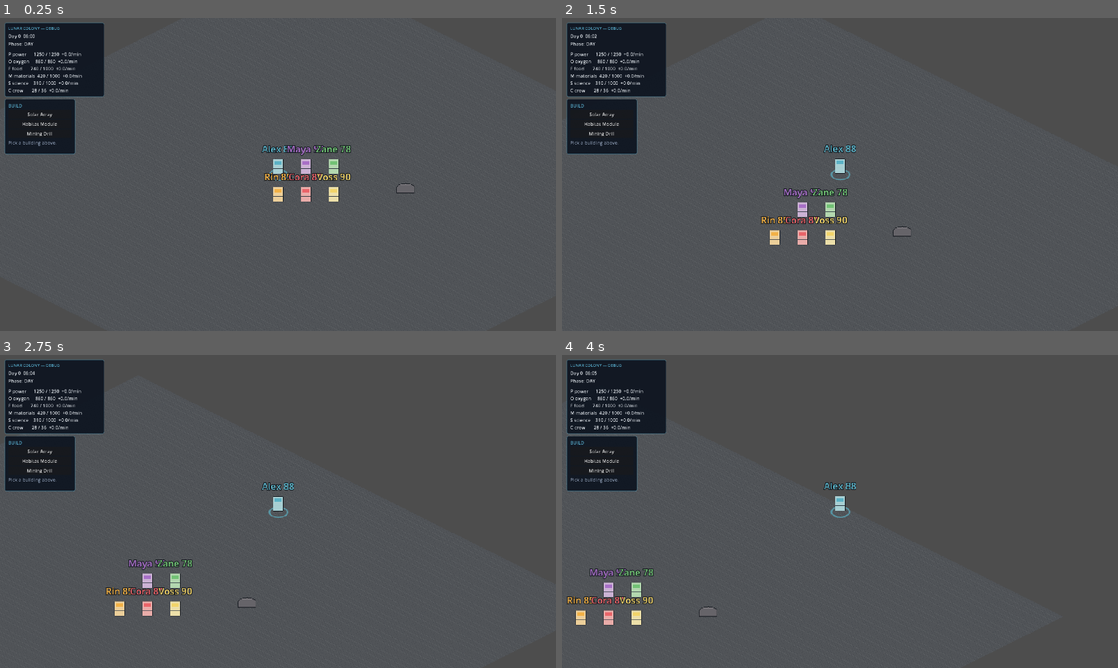
Above: before the commit, frames 1-4 (two rows, left to right).
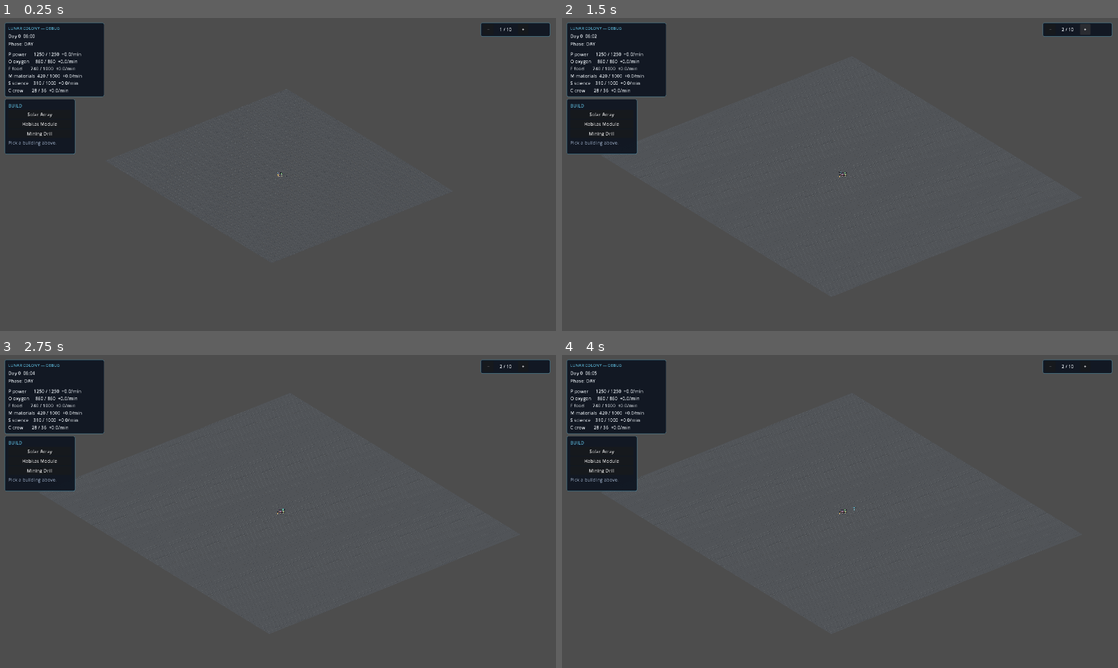
Above: after the commit, the same moments.

Repository: veyyz/mission-dashboard
Game: Godot game, scene res://scenes/world/Ground.tscn
Two runs of this game, one before a commit and one after it. Both use one fixed random seed, a clock stepped at 60 frames per second and the inputs below.
Inputs (mouse positions are in pixels of both pictures, inside the frame that each line leads up to):
- Up to frame 1 (0.25 s): no input
- Up to frame 2 (1.5 s): click (1051, 30) at 0.5 s, where only the run after the commit has a clickable "−"; click (1084, 30) at 1.25 s, where only the run after the commit has a clickable "+"
- Up to frame 3 (2.75 s): move the mouse to (400, 495) at 2.02 s; hold D (move_right) from 2.03 s (still down); tap G (collect_sample) at 2.1 s; click (400, 495) at 2.17 s
- Up to frame 4 (4 s): move the mouse to (728, 527) at 2.77 s; release D (move_right) at 2.78 s; hold S (move_down) 2.78-3.53 s; tap F (deploy_probe) at 2.85 s; move the mouse to (895, 442) at 3.52 s; hold D (move_right) from 3.53 s (still down); tap R (scan) at 3.6 s

The runs differ from the first frame. In frame 1, 2.3% of the frame differs, in the area x 0-100%, y 0-100%; in frame 2, 2.1%; in frame 3, 2.0%; in frame 4, 2.0%.

Commit message:
phase 5.5+: 5° world tilt, fixed bird's-eye 10-step zoom UI, screen-upright surface artifacts, 2x map enlargement, culling on roadmap
- Ground.rotation = 0.0873 rad (5° clockwise) — settled after iterating 30°/20°/15°/10°/5°
- Crew counter-rotated in ground._spawn_crew so sprites + nameplates stay screen-vertical
- Surface artifacts (rock, building, construction site) call _apply_screen_upright() in _ready, looking up the rotated world via the new "world_root" group; Ground joins the group in _enter_tree (top-down) so children's _ready can find it. Convention documented for future assets.
- Camera detached from Alex; now fixed bird's-eye on a tilted world via WorldCamera with ignore_rotation=true
- ZoomControls UI (top-right): − / step indicator / + buttons, 10 incremental steps from 0.13× (full map) to 2.85× (close gameplay), each step lerps camera position toward the selected crew. Selecting a different crew at high zoom auto re-centers.
- MAP_RADIUS 12 → 36 → 72 (linear 6× total over the iteration; 21,025 painted cells, ~9216×4608 px footprint). NAV_HALF_EXTENT bumped to 8000.
- CrewSelectionManager polling moved from _process to _physics_process — headless test runs only tick physics_frame, _process can be skipped in headless mode without a render loop. Manual rising-edge tracking replaces is_action_just_pressed (which was unreliable with synthetic Input.action_press).
- Phase 4 nav test now waits up to 20 physics_frames for NavigationServer2D to bake the larger nav region.
- futurequest_lunar_mission_godot.md §9 Phase 11 added: tilemap viewport culling, crew/building visibility distance via "cullable" group, sprite LOD swap at strategic zoom, strategic UI overlay replacing sprites, FPS profile pass.

Diff:
--- /dev/null
+++ b/godot/scenes/ui/ZoomControls.tscn
@@ -0,0 +1,56 @@
+[gd_scene load_steps=3 format=3]
+
+[ext_resource type="Script" path="res://scripts/ui/zoom_controls.gd" id="1_zoom"]
+
+[sub_resource type="StyleBoxFlat" id="StyleBoxFlat_panel"]
+bg_color = Color(0.051, 0.078, 0.125, 0.92)
+border_width_left = 1
+border_width_top = 1
+border_width_right = 1
+border_width_bottom = 1
+border_color = Color(0.36, 0.71, 0.84, 0.7)
+corner_radius_top_left = 6
+corner_radius_top_right = 6
+corner_radius_bottom_right = 6
+corner_radius_bottom_left = 6
+
+[node name="ZoomControls" type="CanvasLayer"]
+script = ExtResource("1_zoom")
+
+[node name="Panel" type="PanelContainer" parent="."]
+offset_left = 1660.0
+offset_top = 16.0
+offset_right = 1900.0
+offset_bottom = 64.0
+theme_override_styles/panel = SubResource("StyleBoxFlat_panel")
+
+[node name="Margin" type="MarginContainer" parent="Panel"]
+layout_mode = 2
+theme_override_constants/margin_left = 8
+theme_override_constants/margin_top = 4
+theme_override_constants/margin_right = 8
+theme_override_constants/margin_bottom = 4
+
+[node name="HBox" type="HBoxContainer" parent="Panel/Margin"]
+layout_mode = 2
+theme_override_constants/separation = 6
+
+[node name="ZoomOut" type="Button" parent="Panel/Margin/HBox"]
+layout_mode = 2
+text = "−"
+tooltip_text = "Zoom out one step"
+custom_minimum_size = Vector2(36, 0)
+
+[node name="StepLabel" type="Label" parent="Panel/Margin/HBox"]
+layout_mode = 2
+text = "1 / 10"
+horizontal_alignment = 1
+vertical_alignment = 1
+custom_minimum_size = Vector2(72, 0)
+theme_override_colors/font_color = Color(0.91, 0.93, 0.95, 1)
+
+[node name="ZoomIn" type="Button" parent="Panel/Margin/HBox"]
+layout_mode = 2
+text = "+"
+tooltip_text = "Zoom in one step toward the selected crew"
+custom_minimum_size = Vector2(36, 0)
--- a/godot/scenes/world/Ground.tscn
+++ b/godot/scenes/world/Ground.tscn
@@ -9,6 +9,7 @@
 [ext_resource type="PackedScene" path="res://scenes/ui/BuildMenu.tscn" id="7_buildmenu"]
 
 [node name="Ground" type="Node2D"]
+rotation = 0.0872665
 script = ExtResource("1_ground")
 
 [node name="DayNightModulate" type="CanvasModulate" parent="."]
--- a/godot/scripts/buildings/building.gd
+++ b/godot/scripts/buildings/building.gd
@@ -16,6 +16,7 @@
 
 
 func _ready() -> void:
+	_apply_screen_upright()
 	definition = BuildingDatabase.get_definition(building_key)
 	if definition.is_empty():
 		push_warning("[Building] No definition for key '%s'" % building_key)
@@ -26,6 +27,14 @@
 
 	_apply_rates()
 	EventBus.building_completed.emit(building_key, _grid_position())
+
+
+## Counter-rotate to cancel the rotated `world_root`'s tilt — buildings
+## render screen-vertical even though they sit on a tilted iso grid.
+func _apply_screen_upright() -> void:
+	var world := get_tree().get_first_node_in_group("world_root")
+	if world is Node2D:
+		rotation = -(world as Node2D).rotation
 
 
 func _exit_tree() -> void:
--- a/godot/scripts/buildings/construction_site.gd
+++ b/godot/scripts/buildings/construction_site.gd
@@ -20,12 +20,21 @@
 
 
 func _ready() -> void:
+	_apply_screen_upright()
 	definition = BuildingDatabase.get_definition(building_key)
 	build_time_seconds = float(definition.get("build_time_seconds", 30))
 	if sprite.texture == null:
 		sprite.texture = _build_ghost_texture()
 	if progress_bar != null:
 		progress_bar.value = 0.0
+
+
+## Counter-rotate so the construction-site ghost + progress bar render
+## screen-vertical regardless of world tilt.
+func _apply_screen_upright() -> void:
+	var world := get_tree().get_first_node_in_group("world_root")
+	if world is Node2D:
+		rotation = -(world as Node2D).rotation
 
 
 func _process(delta: float) -> void:
--- a/godot/scripts/crew/crew_selection_manager.gd
+++ b/godot/scripts/crew/crew_selection_manager.gd
@@ -7,11 +7,25 @@
 
 const MAX_CREW: int = 6
 
+# Manual rising-edge tracking. Godot's `is_action_just_pressed` is unreliable
+# in headless mode when the action is synthesized via `Input.action_press`
+# (it may resolve as `false` even on the frame the press was registered).
+# Tracking previous-frame state ourselves works for both real key events and
+# test-driven synthetic input.
+var _prev_pressed: Dictionary = {}
 
-func _process(_delta: float) -> void:
+
+func _physics_process(_delta: float) -> void:
+	# Polled in _physics_process (not _process) so headless test runs that
+	# only tick `physics_frame` still see the input edge. _process can be
+	# skipped in headless mode when there's no render loop.
 	var multi: bool = Input.is_key_pressed(KEY_SHIFT)
 	for i in range(1, MAX_CREW + 1):
-		if Input.is_action_just_pressed("select_crew_%d" % i):
+		var action: String = "select_crew_%d" % i
+		var pressed: bool = Input.is_action_pressed(action)
+		var prev: bool = _prev_pressed.get(action, false)
+		_prev_pressed[action] = pressed
+		if pressed and not prev:
 			_select(i, multi)
 			return
 
--- /dev/null
+++ b/godot/scripts/ui/zoom_controls.gd
@@ -0,0 +1,54 @@
+extends CanvasLayer
+## Zoom in / out buttons. Finds the WorldCamera via the "world_camera" group.
+
+@onready var zoom_in_btn: Button = $Panel/Margin/HBox/ZoomIn
+@onready var zoom_out_btn: Button = $Panel/Margin/HBox/ZoomOut
+@onready var step_label: Label = $Panel/Margin/HBox/StepLabel
+
+# Typed as Camera2D rather than WorldCamera to dodge GDScript's class_name
+# discovery lag in headless mode. Methods are called dynamically.
+var _camera: Camera2D = null
+
+
+func _ready() -> void:
+	zoom_in_btn.pressed.connect(_on_zoom_in)
+	zoom_out_btn.pressed.connect(_on_zoom_out)
+	_refresh_label()
+
+
+func _process(_delta: float) -> void:
+	# Refresh on each frame so the label tracks the camera's actual step
+	# (in case zoom is driven from somewhere other than these buttons).
+	_refresh_label()
+
+
+func _resolve_camera() -> Camera2D:
+	if _camera != null:
+		return _camera
+	var nodes: Array = get_tree().get_nodes_in_group("world_camera")
+	if nodes.is_empty():
+		return null
+	_camera = nodes[0] as Camera2D
+	return _camera
+
+
+func _on_zoom_in() -> void:
+	var cam: Camera2D = _resolve_camera()
+	if cam != null and cam.has_method("zoom_in"):
+		cam.zoom_in()
+
+
+func _on_zoom_out() -> void:
+	var cam: Camera2D = _resolve_camera()
+	if cam != null and cam.has_method("zoom_out"):
+		cam.zoom_out()
+
+
+func _refresh_label() -> void:
+	if step_label == null:
+		return
+	var cam: Camera2D = _resolve_camera()
+	if cam != null and cam.has_method("current_step") and cam.has_method("max_step"):
+		step_label.text = "%d / %d" % [int(cam.current_step()) + 1, int(cam.max_step()) + 1]
+	else:
+		step_label.text = "—"
--- a/godot/scripts/world/ground.gd
+++ b/godot/scripts/world/ground.gd
@@ -10,8 +10,8 @@
 
 const TILE_W: int = 64
 const TILE_H: int = 32
-const MAP_RADIUS: int = 12  # cells outward from (0,0)
-const NAV_HALF_EXTENT: float = 2400.0
+const MAP_RADIUS: int = 72  # cells outward from (0,0); 145x145 = 21025 painted cells
+const NAV_HALF_EXTENT: float = 8000.0
 
 const CREW_SCENE := preload("res://scenes/crew/CrewMember.tscn")
 
@@ -26,6 +26,14 @@
 
 @onready var tile_layer: TileMapLayer = $TileMapLayer
 @onready var crew_container: Node2D = $YSort/CrewContainer
+
+
+func _enter_tree() -> void:
+	# Tag this rotated container BEFORE any child's _ready runs (Godot fires
+	# _enter_tree top-down but _ready bottom-up). Surface artifacts call
+	# `_apply_screen_upright()` in their own _ready and look this group up;
+	# without registering early they'd find nothing and stay tilted.
+	add_to_group("world_root")
 
 
 func _ready() -> void:
@@ -119,6 +127,10 @@
 
 func _spawn_crew() -> void:
 	var first_crew: CrewMember = null
+	# Counter-rotation so crew sprites + nameplates stay screen-vertical
+	# despite the world being tilted 20° clockwise. Buildings + ground tiles
+	# still inherit the world rotation; only the crew rigs are upright.
+	var counter_rot: float = -rotation
 	for i in range(CREW_ROSTER.size()):
 		var data: Dictionary = CREW_ROSTER[i]
 		var crew: CrewMember = CREW_SCENE.instantiate()
@@ -128,6 +140,7 @@
 		crew.role = data.role
 		crew.role_skill = data.skill
 		crew.position = data.pos
+		crew.rotation = counter_rot
 		crew_container.add_child(crew)
 		if first_crew == null:
 			first_crew = crew
@@ -135,7 +148,19 @@
 	if first_crew != null:
 		# Default selection: Alex, so WASD has someone to drive at boot.
 		first_crew.set_selected.call_deferred(true)
-		var camera := Camera2D.new()
-		camera.name = "Camera2D"
-		camera.zoom = Vector2(2, 2)
-		first_crew.add_child(camera)
+
+	# Bird's-eye WorldCamera. Strategic zoom = full map. The Zoom In / Out
+	# buttons in `scenes/ui/ZoomControls.tscn` flip between strategic and
+	# gameplay (camera centered on the currently selected crew). Loaded via
+	# preload + .new() instead of `WorldCamera.new()` to dodge GDScript
+	# class_name discovery lag in headless mode.
+	var world_camera_script := preload("res://scripts/world/world_camera.gd")
+	var camera: Camera2D = world_camera_script.new()
+	camera.name = "Camera2D"
+	camera.position = world_camera_script.STRATEGIC_CENTER
+	camera.zoom = world_camera_script.STRATEGIC_ZOOM
+	camera.ignore_rotation = true
+	add_child(camera)
+
+	var zoom_ui: CanvasLayer = preload("res://scenes/ui/ZoomControls.tscn").instantiate()
+	add_child(zoom_ui)
--- a/godot/scripts/world/placeholder_rock.gd
+++ b/godot/scripts/world/placeholder_rock.gd
@@ -7,8 +7,19 @@
 
 
 func _ready() -> void:
+	_apply_screen_upright()
 	if sprite.texture == null:
 		sprite.texture = _build_placeholder_texture()
+
+
+# Counter-rotate to cancel the rotated `world_root`'s tilt, so the rock
+# renders vertically on screen while still living in iso world space.
+# Future surface assets: copy this pattern (or the 3 lines below) into
+# your own `_ready`.
+func _apply_screen_upright() -> void:
+	var world := get_tree().get_first_node_in_group("world_root")
+	if world is Node2D:
+		rotation = -(world as Node2D).rotation
 
 
 func _build_placeholder_texture() -> Texture2D:
--- /dev/null
+++ b/godot/scripts/world/world_camera.gd
@@ -0,0 +1,95 @@
+class_name WorldCamera
+extends Camera2D
+## Zoomable bird's-eye camera with 10 incremental steps from full-strategic
+## (step 0, centered on map origin) to close-gameplay (step 9, centered on
+## the currently selected crew). Each Zoom In / Zoom Out click advances one
+## step and animates both zoom and position via Tween.
+
+# 10 levels (geometric) from full-map (0.13×) to close-gameplay (2.85×).
+# 0.13 lets a 145x145 iso map (~9216x4608 px) fit inside 1920x1080 with margin.
+const ZOOM_LEVELS: Array[Vector2] = [
+	Vector2(0.13, 0.13),
+	Vector2(0.18, 0.18),
+	Vector2(0.25, 0.25),
+	Vector2(0.35, 0.35),
+	Vector2(0.50, 0.50),
+	Vector2(0.70, 0.70),
+	Vector2(1.00, 1.00),
+	Vector2(1.40, 1.40),
+	Vector2(2.00, 2.00),
+	Vector2(2.85, 2.85),
+]
+
+const ANIM_SECONDS: float = 0.22
+const STRATEGIC_CENTER: Vector2 = Vector2.ZERO
+const STRATEGIC_ZOOM: Vector2 = Vector2(0.13, 0.13)  # alias for ground.gd boot setup
+
+var step: int = 0
+var _selected_crew: Node2D = null
+var _tween: Tween
+
+
+func _ready() -> void:
+	add_to_group("world_camera")
+	EventBus.crew_selected.connect(_on_crew_selected)
+
+
+func zoom_in() -> void:
+	if step >= ZOOM_LEVELS.size() - 1:
+		return
+	step += 1
+	_apply_step()
+
+
+func zoom_out() -> void:
+	if step <= 0:
+		return
+	step -= 1
+	_apply_step()
+
+
+func current_step() -> int:
+	return step
+
+
+func max_step() -> int:
+	return ZOOM_LEVELS.size() - 1
+
+
+func _apply_step() -> void:
+	var target_zoom: Vector2 = ZOOM_LEVELS[step]
+	# Lerp the camera position from the strategic origin (step 0) toward the
+	# selected crew (step max). Intermediate steps blend smoothly so the
+	# user gets both more zoom AND more focus on the selected crew per click.
+	var t: float = float(step) / float(ZOOM_LEVELS.size() - 1)
+	var crew_pos: Vector2 = _selected_crew.global_position if _selected_crew != null else _fallback_crew_pos()
+	var target_pos: Vector2 = STRATEGIC_CENTER.lerp(crew_pos, t)
+	_animate(target_pos, target_zoom)
+
+
+func _fallback_crew_pos() -> Vector2:
+	var crew_nodes: Array = get_tree().get_nodes_in_group("crew")
+	if crew_nodes.is_empty():
+		return STRATEGIC_CENTER
+	var first: Node2D = crew_nodes[0]
+	return first.global_position
+
+
+func _on_crew_selected(crew_id: int) -> void:
+	for node in get_tree().get_nodes_in_group("crew"):
+		if node.has_method("get") and node.get("crew_id") == crew_id:
+			_selected_crew = node
+			# Re-apply the current step so the camera re-centers on the new
+			# selection — at high zoom the previous crew is off-screen
+			# otherwise.
+			if step > 0:
+				_apply_step()
+			return
+
+
+func _animate(target_pos: Vector2, target_zoom: Vector2) -> void:
+	if _tween != null and _tween.is_valid():
+		_tween.kill()
+	_tween = create_tween().set_parallel(true).set_trans(Tween.TRANS_CUBIC).set_ease(Tween.EASE_OUT)
+	_tween.tween_property(self, "global_position", target_pos, ANIM_SECONDS)
+	_tween.tween_property(self, "zoom", target_zoom, ANIM_SECONDS)
--- a/godot/tests/phase_4_test.gd
+++ b/godot/tests/phase_4_test.gd
@@ -87,12 +87,17 @@
 					"agent.target_position != (100,100): got %s" % str(agent.target_position)
 				)
 			# Phase-4 gotcha: must wait at least one physics frame before
-			# reading the agent's first path.
-			await physics_frame
-			await physics_frame
-			var next_pos: Vector2 = agent.get_next_path_position()
+			# reading the agent's first path. With the enlarged 145x145 nav
+			# region, the bake takes a few more frames; wait until the
+			# agent actually has a path or we time out.
+			var next_pos: Vector2 = Vector2.ZERO
+			for _attempt in range(20):
+				await physics_frame
+				next_pos = agent.get_next_path_position()
+				if not next_pos.is_equal_approx(Vector2.ZERO):
+					break
 			if next_pos.is_equal_approx(Vector2.ZERO):
-				failures.append("agent.get_next_path_position() returned Vector2.ZERO")
+				failures.append("agent.get_next_path_position() returned Vector2.ZERO after 20 physics frames")
 
 	_done(failures)
 
Not shown, added: godot/scripts/ui/zoom_controls.gd.uid
Not shown, added: godot/scripts/world/world_camera.gd.uid
Not shown, changed: futurequest_lunar_mission_godot.md
Not shown, added: godot/logs/big_map.log
Not shown, added: godot/logs/big_map_p2.log
Not shown, added: godot/logs/big_map_p3.log
Not shown, added: godot/logs/big_map_p4.log
Not shown, added: godot/logs/big_map_p5.log
Not shown, added: godot/logs/bigger_map.log
Not shown, added: godot/logs/bigger_map_p2.log
Not shown, added: godot/logs/bigger_map_p3.log
Not shown, added: godot/logs/bigger_map_p4.log
(and 58 more such lines)
